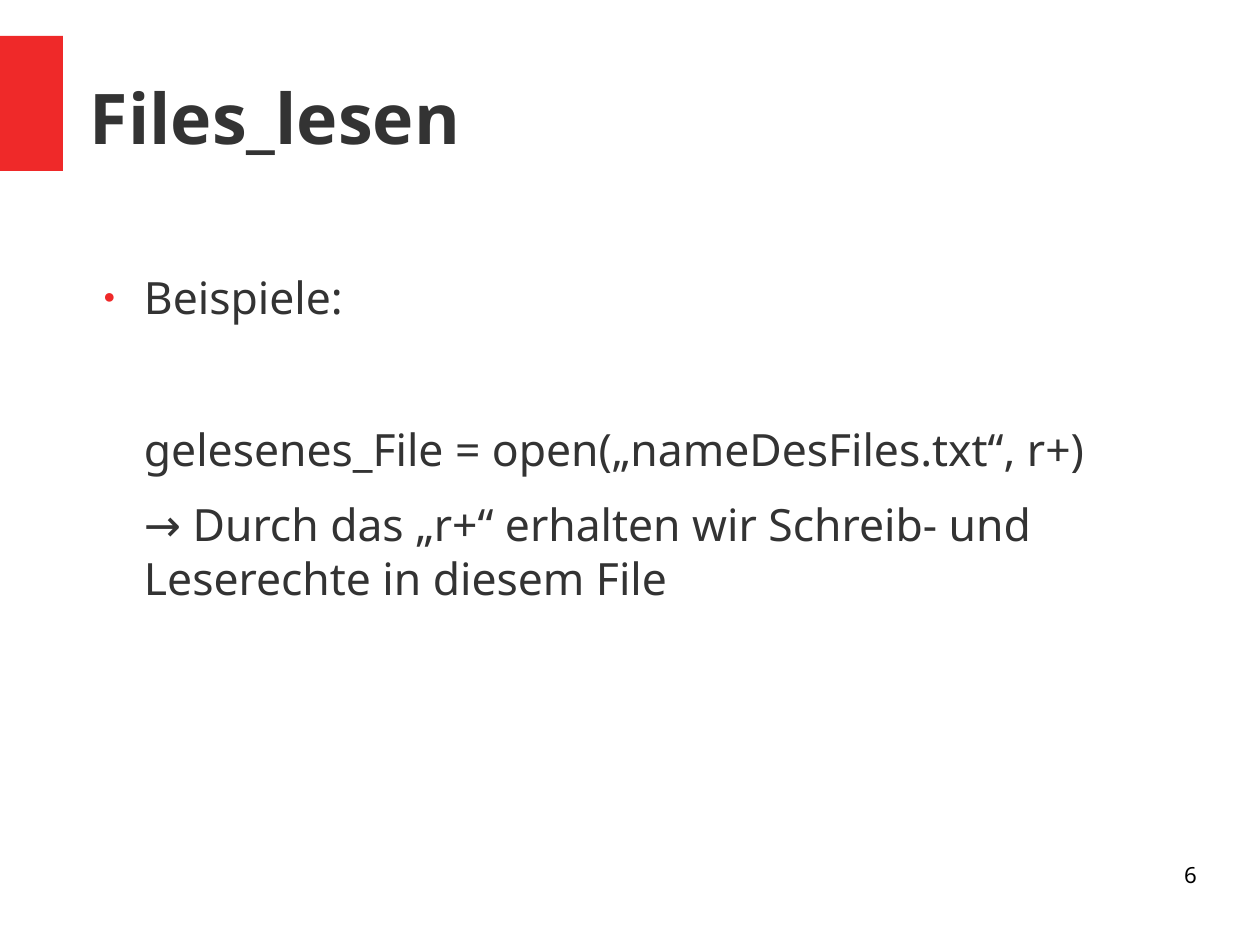
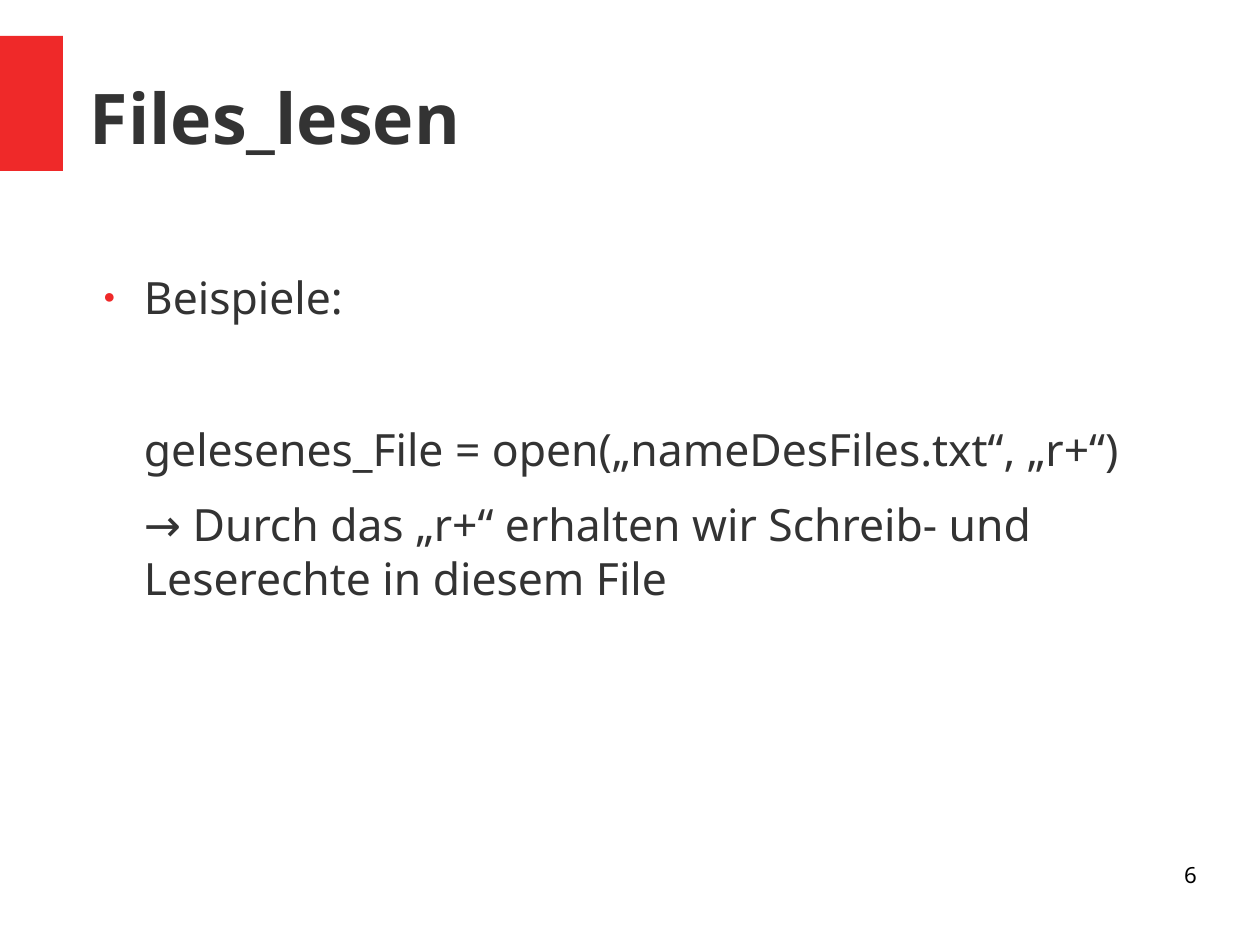
Before and after one commit to MasterLeader09/MinecraftOnMondayHSHL, a slide deck: slide 6 of Theorie/8. Files_lesen.odp. Drawn at 1260x945 pixels with LibreOffice and Linux fonts; fonts in the diff are those of the drawing. Boxes give left, top, right and bottom in pixels: in the first picture for what was removed or moved away, otherwise in the second. Text is boxed around its words. In the diff, an @@ line names an element or a change of style, - is before the commit and + after.

Commit message:
Files_lesen berichtigt

```diff
--- a/Theorie/8. Files_lesen.odp
+++ b/Theorie/8. Files_lesen.odp
@@ text at bbox=[144, 432, 1118, 477]: text changed @@
-gelesenes_File = open(„nameDesFiles.txt“, r+)
+gelesenes_File = open(„nameDesFiles.txt“, „r+“)
```
Also in this commit, not shown: 4 other slides changed.
